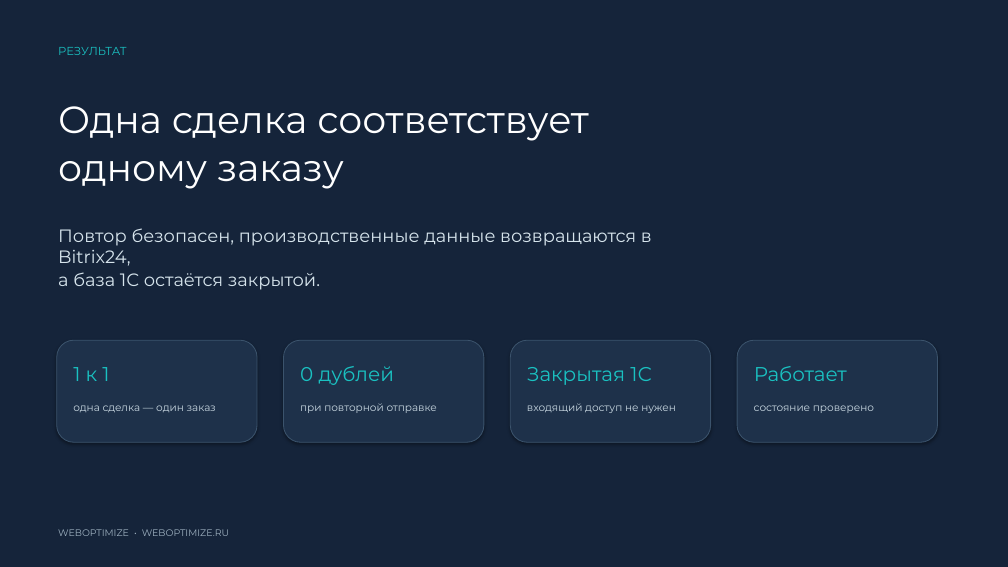
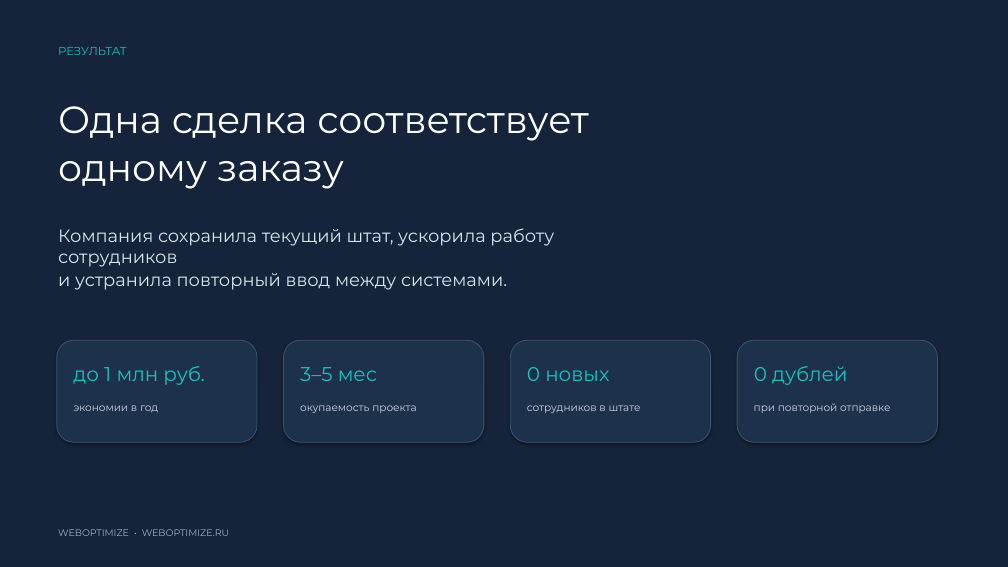
Before and after one commit to expertvizoff-cpu/ptz-steklo-case-files, a slide deck: slide 10 of downloads/ptz-steklo-weboptimize-case.pptx. Drawn at 1008x567 pixels with LibreOffice and Linux fonts; fonts in the diff are those of the drawing. Boxes give left, top, right and bottom in pixels: in the first picture for what was removed or moved away, otherwise in the second. Text is boxed around its words. In the diff, an @@ line names an element or a change of style, - is before the commit and + after.

```diff
--- a/downloads/ptz-steklo-weboptimize-case.pptx
+++ b/downloads/ptz-steklo-weboptimize-case.pptx
@@ text at (x1=58, y1=228, x2=554, y2=290): text changed @@
-Повтор безопасен, производственные данные возвращаются в Bitrix24,
-а база 1С остаётся закрытой.
+Компания сохранила текущий штат, ускорила работу сотрудников
+и устранила повторный ввод между системами.
@@ text at (x1=73, y1=366, x2=204, y2=385): text changed @@
-1 к 1
+до 1 млн руб.
@@ text at (x1=300, y1=367, x2=377, y2=381): text changed @@
-0 дублей
+3–5 мес
@@ text at (x1=527, y1=367, x2=609, y2=381): text changed @@
-Закрытая 1С
+0 новых
@@ text at (x1=754, y1=366, x2=848, y2=385): text changed @@
-Работает
+0 дублей
@@ text at (x1=73, y1=405, x2=158, y2=412): text changed @@
-одна сделка — один заказ
+экономии в год
@@ text at (x1=300, y1=405, x2=416, y2=413): text changed @@
-при повторной отправке
+окупаемость проекта
@@ text at (x1=527, y1=405, x2=641, y2=413): text changed @@
-входящий доступ не нужен
+сотрудников в штате
@@ text at (x1=754, y1=403, x2=890, y2=413): text changed @@
-состояние проверено
+при повторной отправке
```
Also in this commit, not shown: 1 slide added, 1 slide removed, 3 other files.
